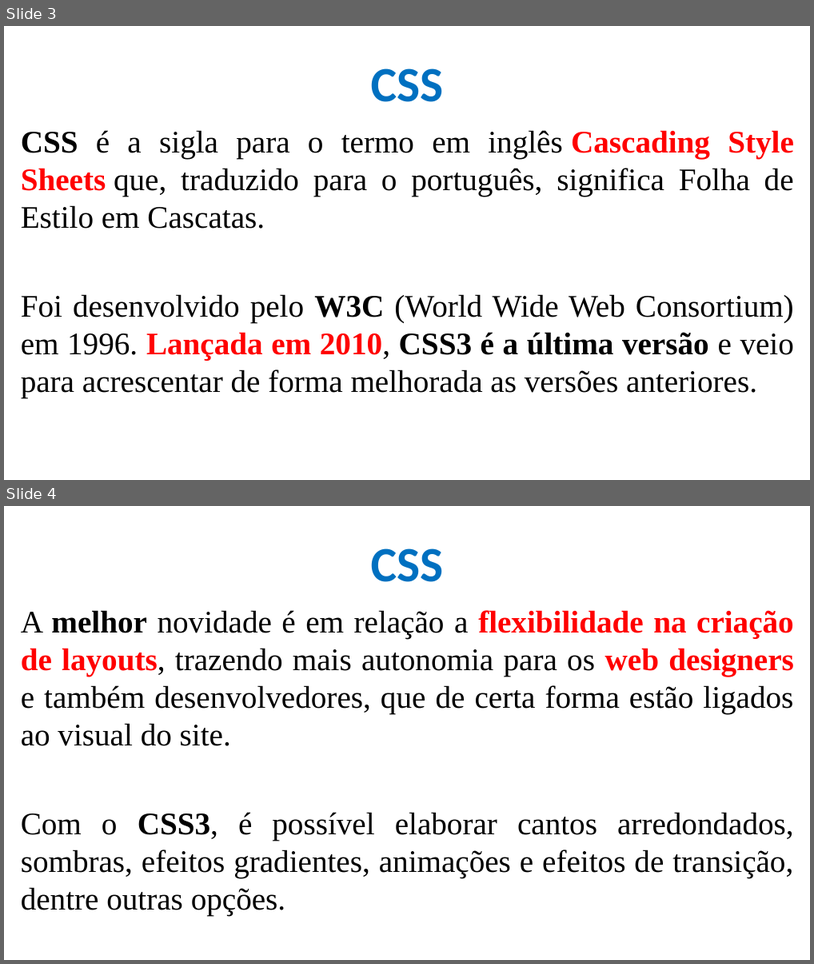
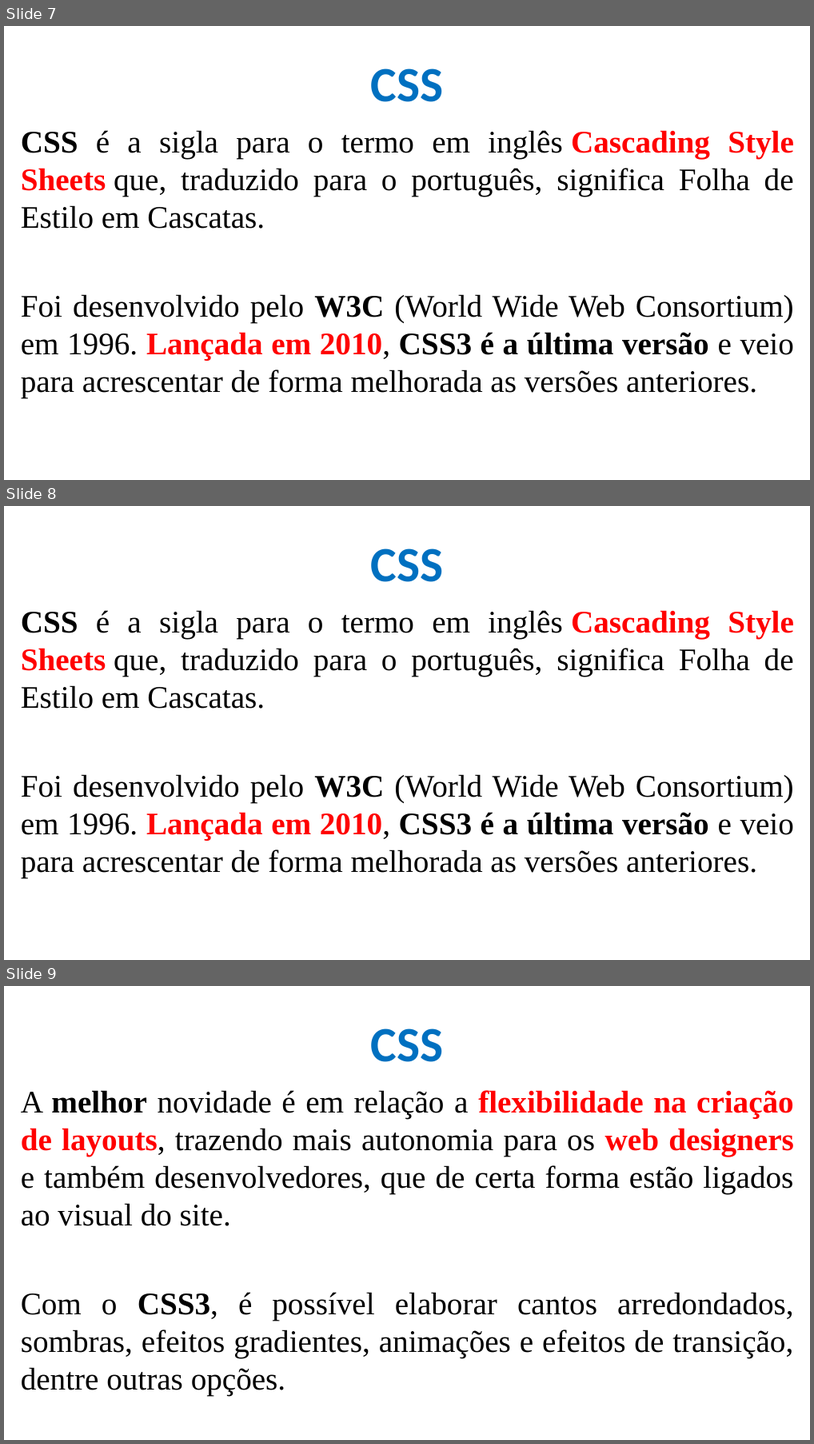
Before and after one commit to CloudEducationBrazil/WydenDesenvolvimentoWebPHP, a slide deck: 01 Classes/Aula 05 e 06 Desenvolvimento Web - CSS.pptx. Shown one above the other, each under a label of ours: slides 3 and 4 before the commit, slides 7, 8 and 9 after it. The pictures are 814x964 and 814x1444 pixels, drawn with LibreOffice and Linux fonts; fonts in the diff are those of the drawing; background and template pictures are left out. Boxes give left, top, right and bottom in pixels: in the first picture for what was removed or moved away, otherwise in the second. Text is boxed around its words. In the diff, an @@ line names an element or a change of style, - is before the commit and + after.

```diff
--- a/01 Classes/Aula 05 e 06 Desenvolvimento Web - CSS.pptx
+++ b/01 Classes/Aula 05 e 06 Desenvolvimento Web - CSS.pptx
@@ slide 8 added at (4,506,810,960), background picture (left out) @@
@@ title added at (371,548,444,582), 44 pt, text #0070C0, bold @@
+CSS
@@ text added at (21,610,794,878), 28 pt, text #000000 @@
+CSS é a sigla para o termo em inglês Cascading Style Sheets que, traduzido para o português, significa Folha de Estilo em Cascatas.
+Foi desenvolvido pelo W3C (World Wide Web Consortium) em 1996. Lançada em 2010, CSS3 é a última versão e veio para acrescentar de forma melhorada as versões anteriores.
@@ what was slide 3 is now slide 7 @@
@@ what was slide 4 is now slide 9 @@
```
Also in this commit, not shown: 4 other slides added, 1 other file.
